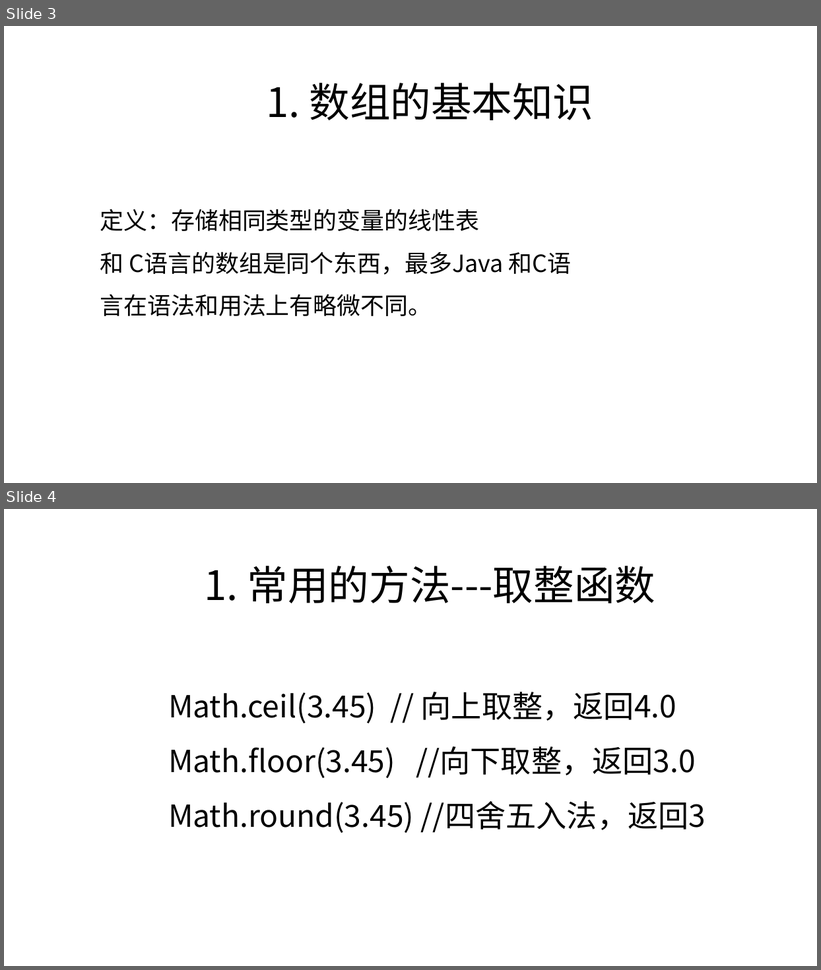
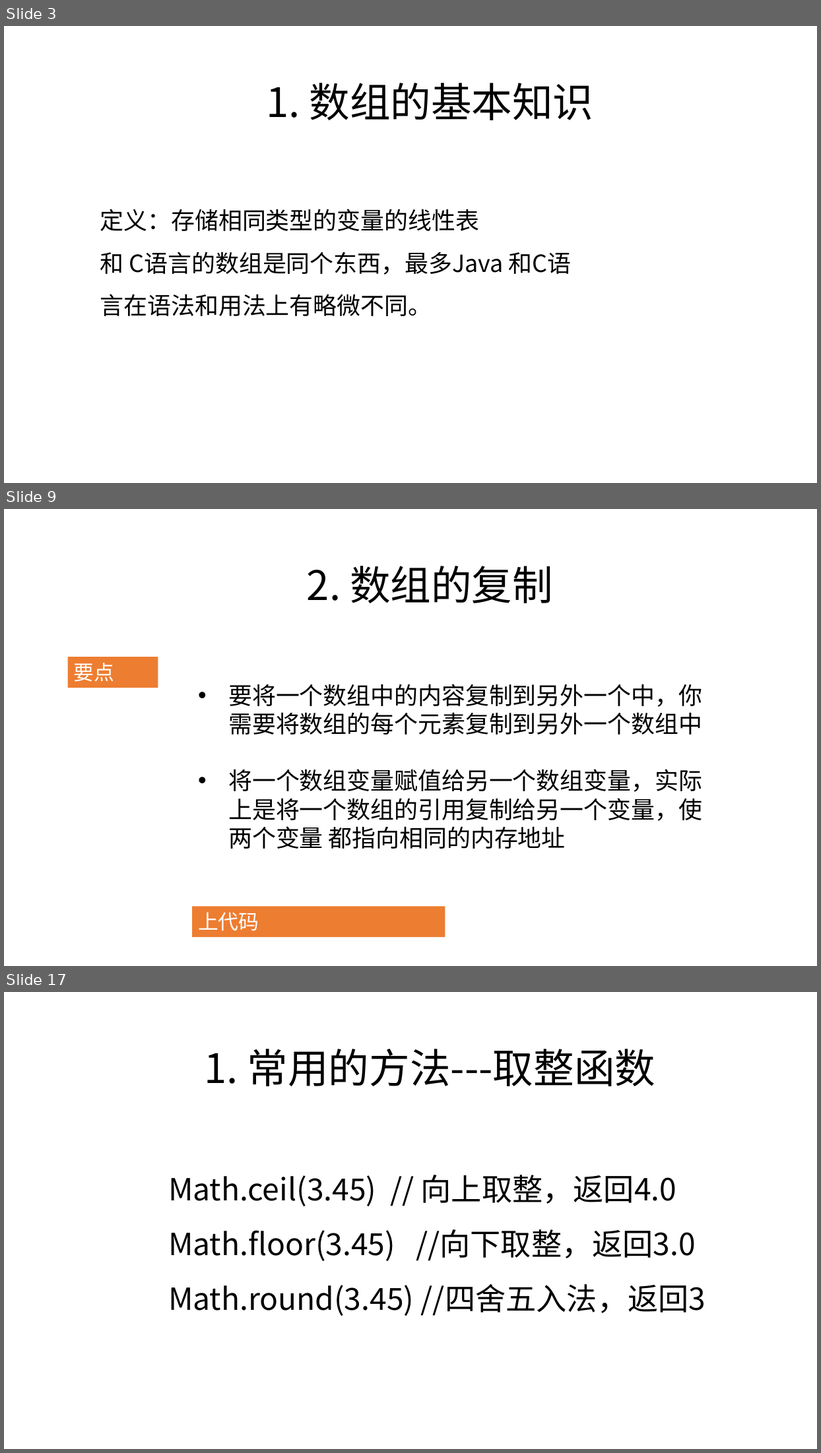
Before and after one commit to zjyesir/hmc_java_1, a slide deck: ppt/4 一维数组.pptx. Shown one above the other, each under a label of ours: slides 3 and 4 before the commit, slides 3, 9 and 17 after it; the slides between them are not shown. The pictures are 821x970 and 821x1453 pixels, drawn with LibreOffice and Linux fonts; fonts in the diff are those of the drawing; background and template pictures are left out. Boxes give left, top, right and bottom in pixels: in the first picture for what was removed or moved away, otherwise in the second. Text is boxed around its words. In the diff, an @@ line names an element or a change of style, - is before the commit and + after.

Commit message:
一维数组 ppt 更新

```diff
--- a/ppt/4 一维数组.pptx
+++ b/ppt/4 一维数组.pptx
@@ slide 9 added at (4, 509, 817, 966), background picture (left out) @@
@@ text added at (307, 566, 553, 603), 48 pt, text #000000 @@
+2. 数组的复制
@@ rectangle added at (68, 657, 158, 688), fill #ED7D31, 24 pt, text #FFFFFF @@
+要点
@@ text added at (228, 684, 702, 849), 28 pt, text #000000 @@
+• 要将一个数组中的内容复制到另外一个中，你需要将数组的每个元素复制到另外一个数组中
+• 将一个数组变量赋值给另一个数组变量，实际上是将一个数组的引用复制给另一个变量，使两个变量 都指向相同的内存地址
@@ rectangle added at (193, 907, 446, 937), fill #ED7D31, 24 pt, text #FFFFFF @@
+上代码
@@ what was slide 4 is now slide 17 @@
```
Also in this commit, not shown: 12 other slides added.
